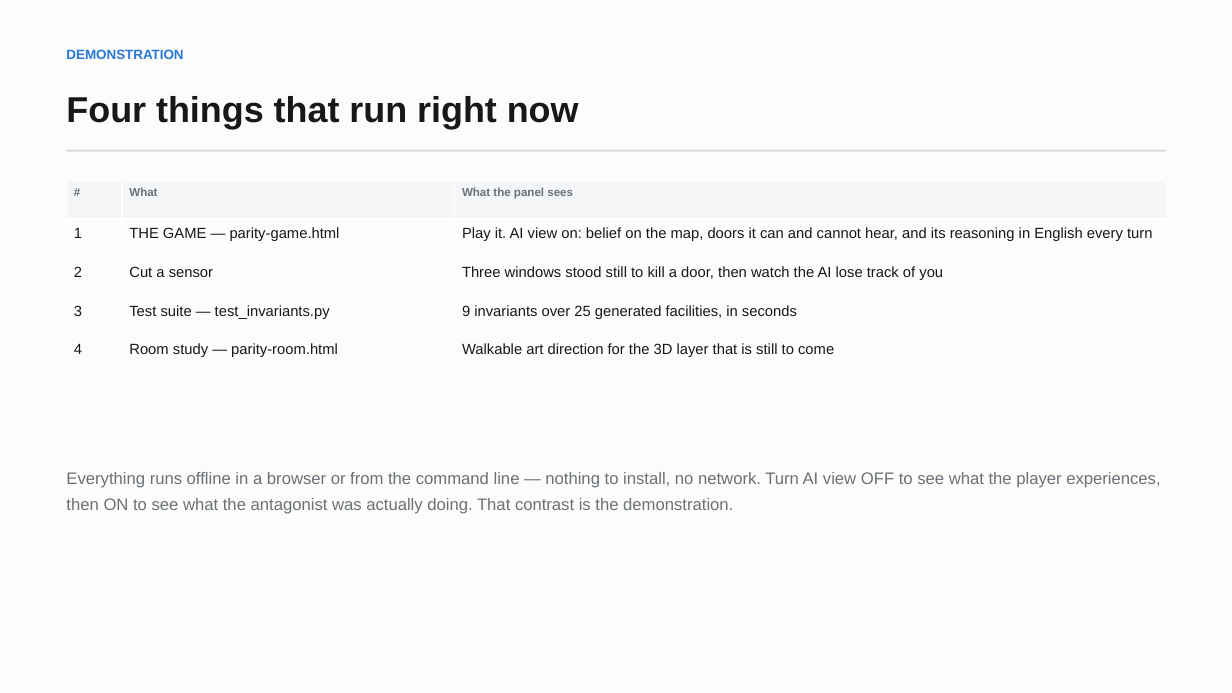
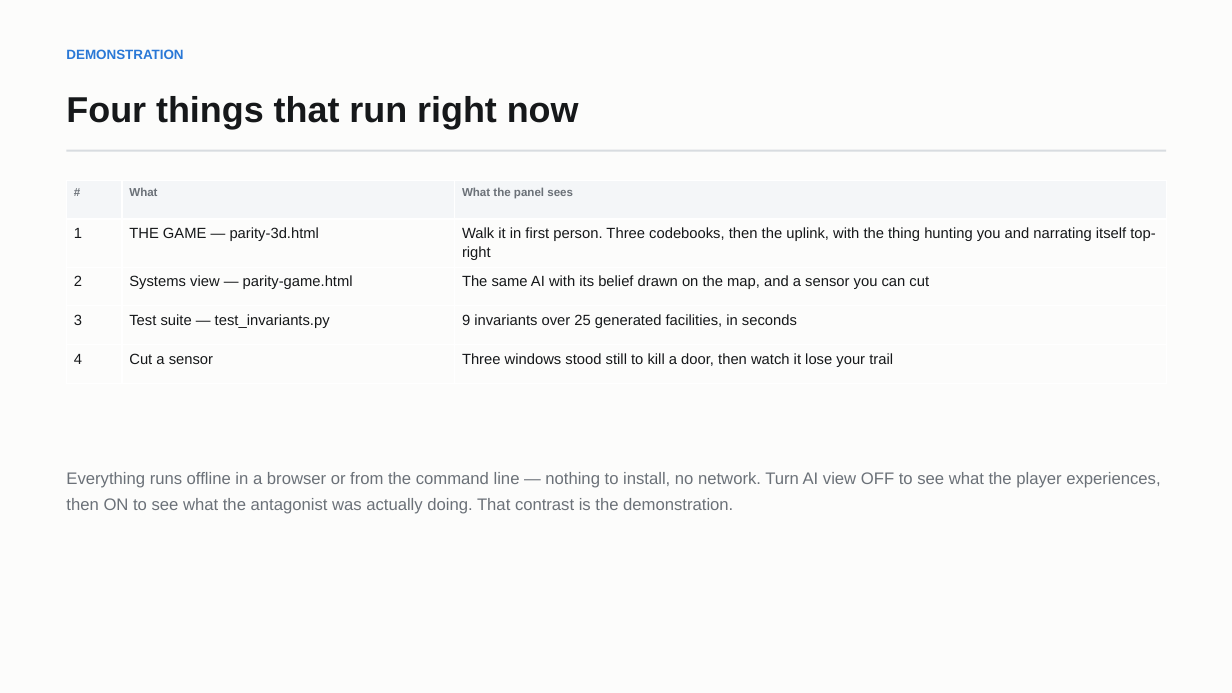
Before and after one commit to Sh1v4mKum4r/parity, a slide deck: slide 22 of docs/PARITY-review3-deck.pptx (slide 21 before the commit). Drawn at 1232x693 pixels with LibreOffice and Linux fonts; fonts in the diff are those of the drawing. Boxes give left, top, right and bottom in pixels: in the first picture for what was removed or moved away, otherwise in the second. Text is boxed around its words. In the diff, an @@ line names an element or a change of style, - is before the commit and + after.

```diff
--- a/docs/PARITY-review3-deck.pptx
+++ b/docs/PARITY-review3-deck.pptx
@@ table at (67,180,1166,374) @@
-row 2, column 2: THE GAME — parity-game.html
+row 2, column 2: THE GAME — parity-3d.html
-row 2, column 3: Play it. AI view on: belief on the map, doors it can and cannot hear, and its reasoning in English every turn
+row 2, column 3: Walk it in first person. Three codebooks, then the uplink, with the thing hunting you and narrating itself top-right
-row 3, column 2: Cut a sensor
+row 3, column 2: Systems view — parity-game.html
-row 3, column 3: Three windows stood still to kill a door, then watch the AI lose track of you
+row 3, column 3: The same AI with its belief drawn on the map, and a sensor you can cut
-row 5, column 2: Room study — parity-room.html
+row 5, column 2: Cut a sensor
-row 5, column 3: Walkable art direction for the 3D layer that is still to come
+row 5, column 3: Three windows stood still to kill a door, then watch it lose your trail
```
Also in this commit, not shown: 2 other slides changed, 1 slide added, 6 other files.
